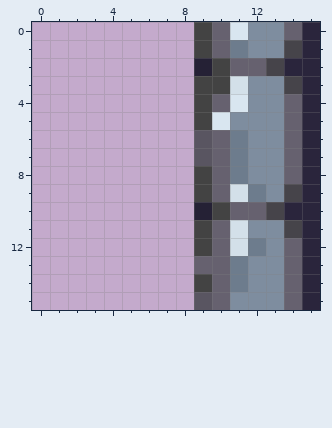
File history of a pixel-art sprite, assets/tiles/RIGHT_WALL.png. Above is the file before it was changed.
The file is 16x16 pixels. Colours within 5 levels of each other are drawn and written as one.
New version:
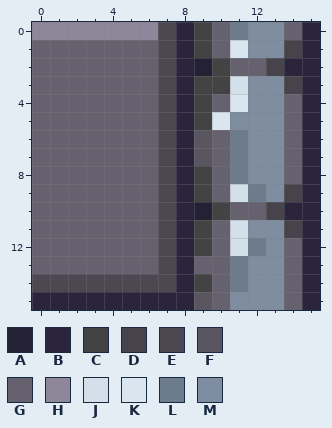
Palette (. is transparent): A #252135  B #2a253c  C #434343  D #46444a  E #4b4852  F #595561  G #66616f  H #8d8799  J #d3e0e9  K #d9e6f0  L #6d7c8d  M #7e8d9f
What changed:
@@ x 0..15 @@
- 0 .........CGKMMGB
- 1 .........CGLMMDB
- 2 .........ACGGDBB
- 3 .........CCJMMDB
- 4 .........CGKMMGB
- 5 .........CKMMMGB
- 6 .........FGLMMGB
- 7 .........FGLMMGB
- 8 .........CGLMMGB
- 9 .........CGJLMDB
-10 .........ACGGDBB
-11 .........CGJMMDB
-12 .........CGJLMGB
-13 .........GGLMMGB
-14 .........CGLMMGB
-15 .........FGMMMGB
+ 0 HHHHHHHEBCGLMMGB
+ 1 GGGGGGGEBCGKMMDB
+ 2 GGGGGGGEBACGGDBB
+ 3 GGGGGGGEBCCJMMDB
+ 4 GGGGGGGEBCGKMMGB
+ 5 GGGGGGGEBCKMMMGB
+ 6 GGGGGGGEBFGLMMGB
+ 7 GGGGGGGEBFGLMMGB
+ 8 GGGGGGGEBCGLMMGB
+ 9 GGGGGGGEBCGJLMDB
+10 GGGGGGGEBACGGDBB
+11 GGGGGGGEBCGJMMDB
+12 GGGGGGGEBCGJLMGB
+13 GGGGGGGEBGGLMMGB
+14 EEEEEEEEBCGLMMGB
+15 BBBBBBBBBFGMMMGB
Where, in picture pixels (left, top, right, bottom), the same in both pictures:
changed: (32, 22, 248, 310)
